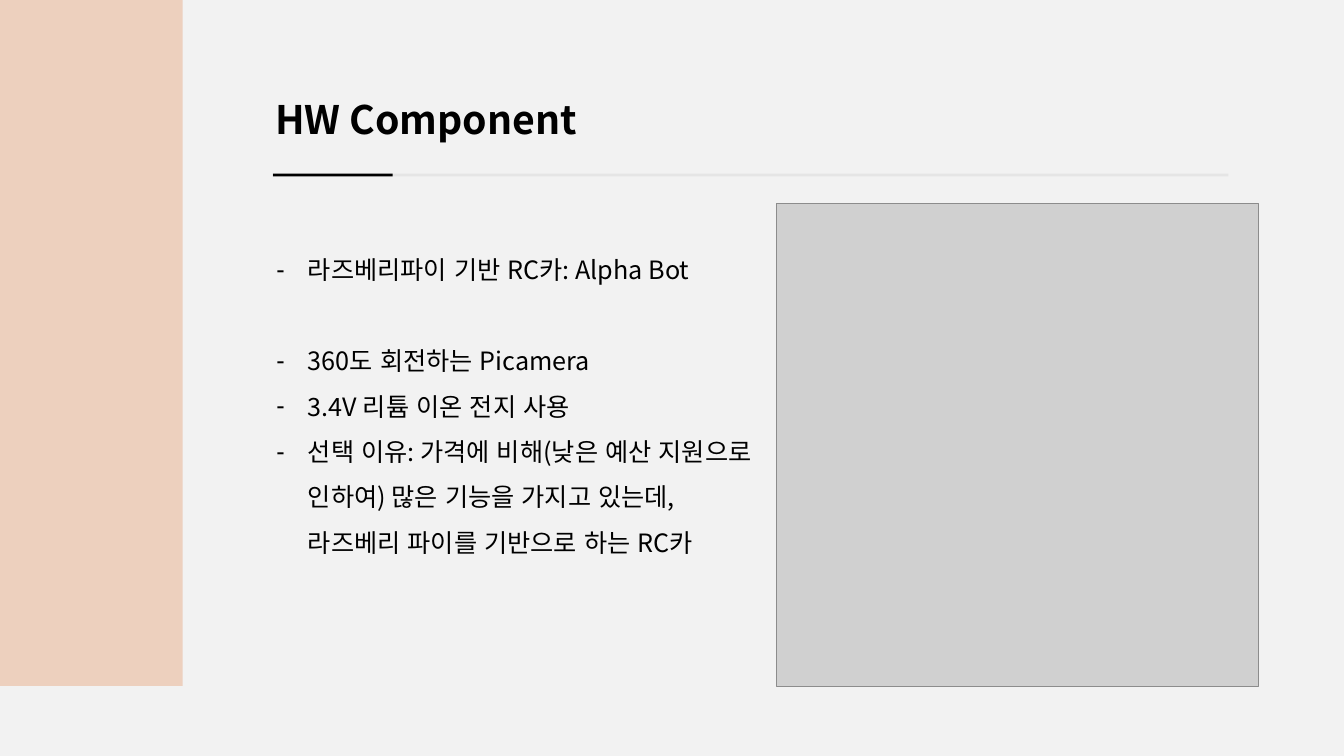
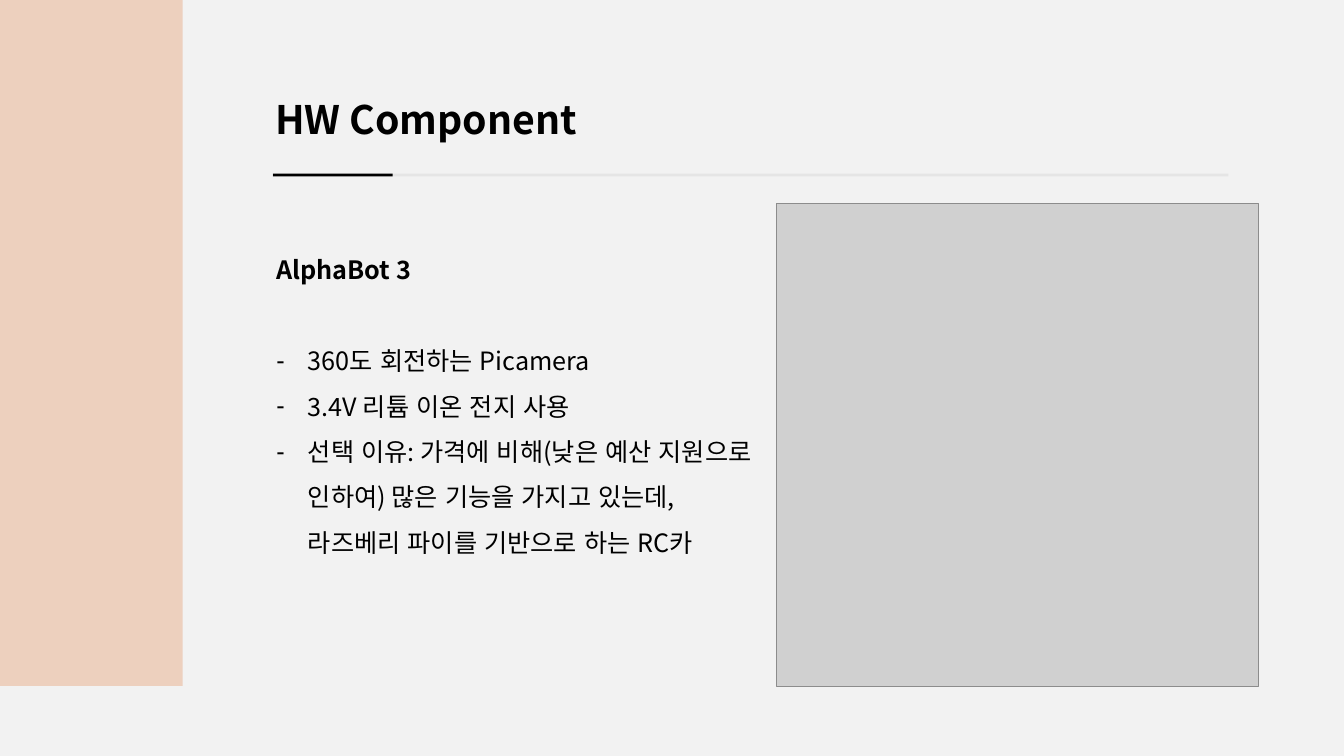
Before and after one commit to jsotouto/ICARUS, a slide deck: slide 4 of 경북과고 ICARUS 통합 PPT.pptx. Drawn at 1344x756 pixels with LibreOffice and Linux fonts; fonts in the diff are those of the drawing; grey boxes stand for pictures. Boxes give left, top, right and bottom in pixels: in the first picture for what was removed or moved away, otherwise in the second. Text is boxed around its words. In the diff, an @@ line names an element or a change of style, - is before the commit and + after.

```diff
--- a/경북과고 ICARUS 통합 PPT.pptx
+++ b/경북과고 ICARUS 통합 PPT.pptx
@@ text at bbox=[276, 259, 411, 285]: text changed; bold on @@
-– 라즈베리파이 기반 RC카: Alpha Bot
+AlphaBot 3
```
Also in this commit, not shown: 11 other slides changed, 1 slide added, 1 slide removed, 1 other file.
